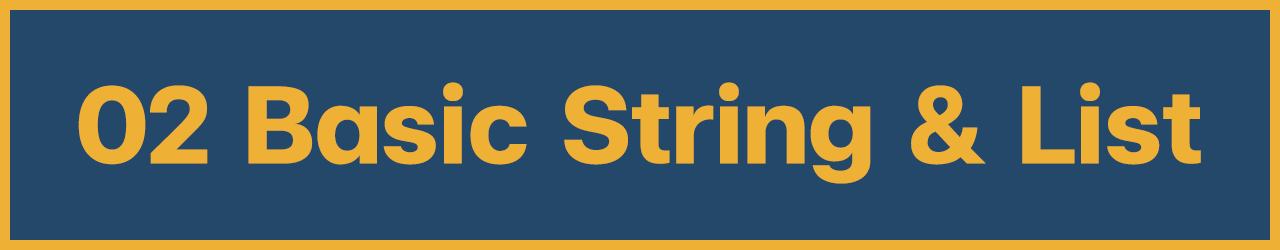
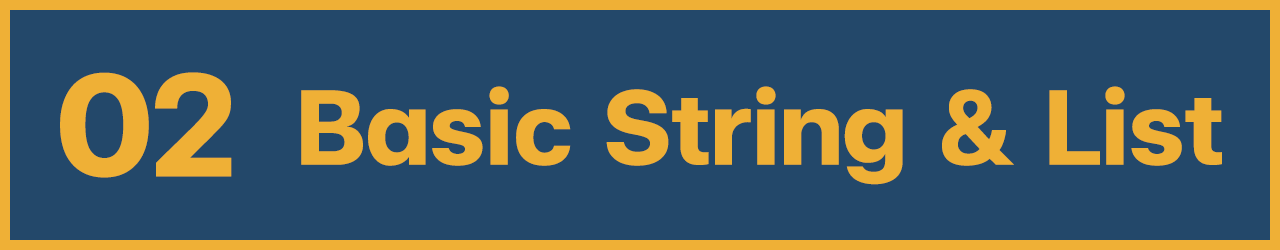
Two versions of the same layered image (1280 x 250). Layer-by-layer changes:
added layer "02" above "Basic String & List" over (60, 72, 232, 178)
renamed "02 Basic String & List" to "Basic String & List", painted on it over (78, 82, 1222, 185)
